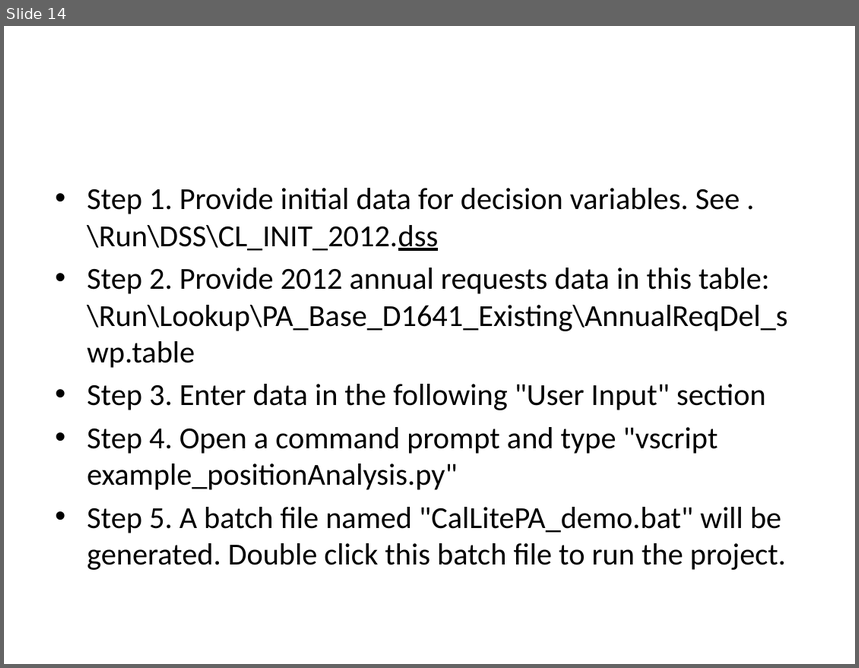
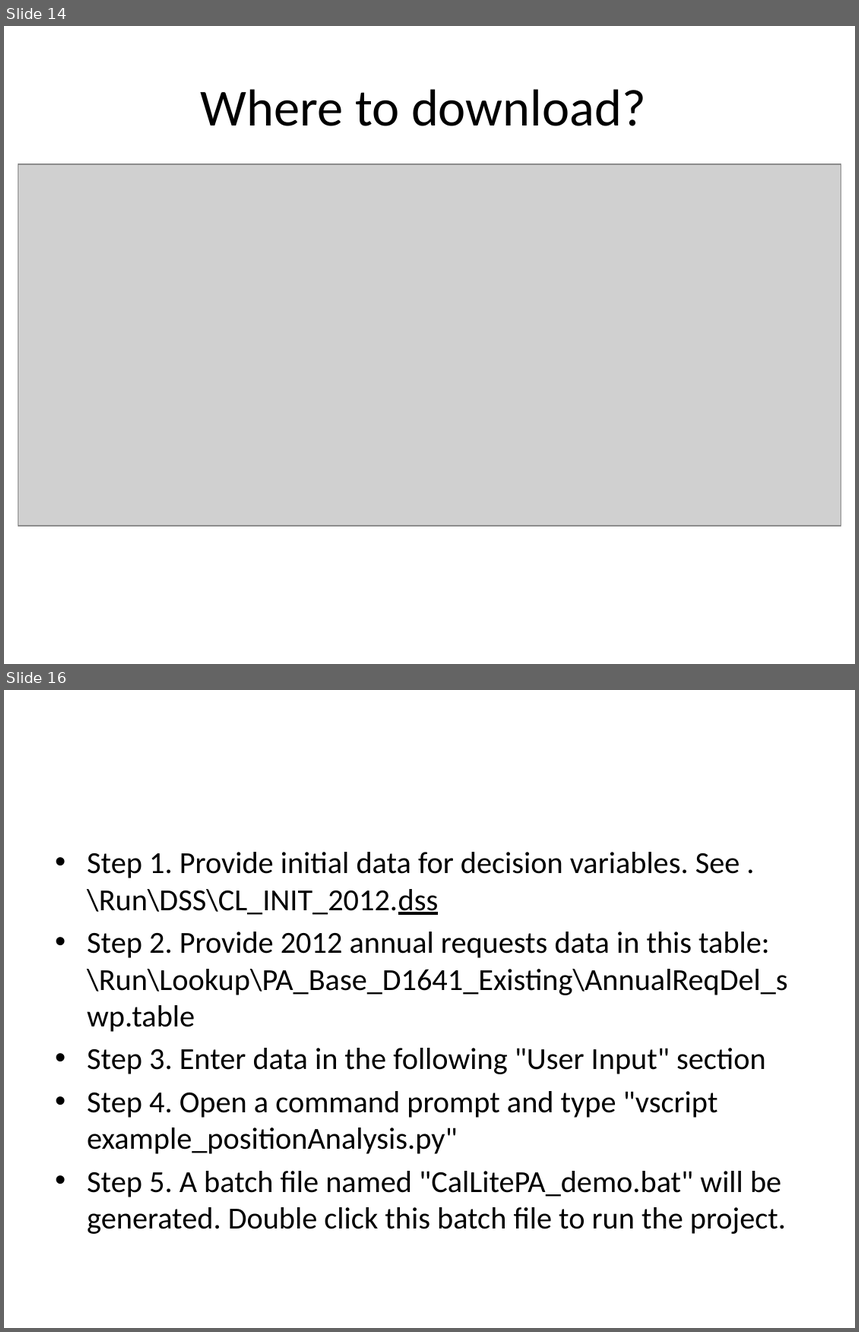
Before and after one commit to CentralValleyModeling/wrims, a slide deck: wrims2_vscript/doc/Position Analysis with CalLite_20130717.pptx. Shown one above the other, each under a label of ours: slide 14 before the commit, slides 14 and 16 after it; the slides between them are not shown. The pictures are 859x668 and 859x1332 pixels, drawn with LibreOffice and Linux fonts; fonts in the diff are those of the drawing; grey boxes stand for pictures. Boxes give left, top, right and bottom in pixels: in the first picture for what was removed or moved away, otherwise in the second. Text is boxed around its words. In the diff, an @@ line names an element or a change of style, - is before the commit and + after.

```diff
--- a/wrims2_vscript/doc/Position Analysis with CalLite_20130717.pptx
+++ b/wrims2_vscript/doc/Position Analysis with CalLite_20130717.pptx
@@ slide 14 added at [4, 26, 855, 664], background #FFFFFF @@
@@ title added at [201, 89, 646, 126], 44 pt, text #000000 @@
+Where to download?
@@ picture added at [18, 164, 841, 525] @@
@@ what was slide 14 is now slide 16 @@
```
Also in this commit, not shown: 3 slides changed, 1 other slide added.
